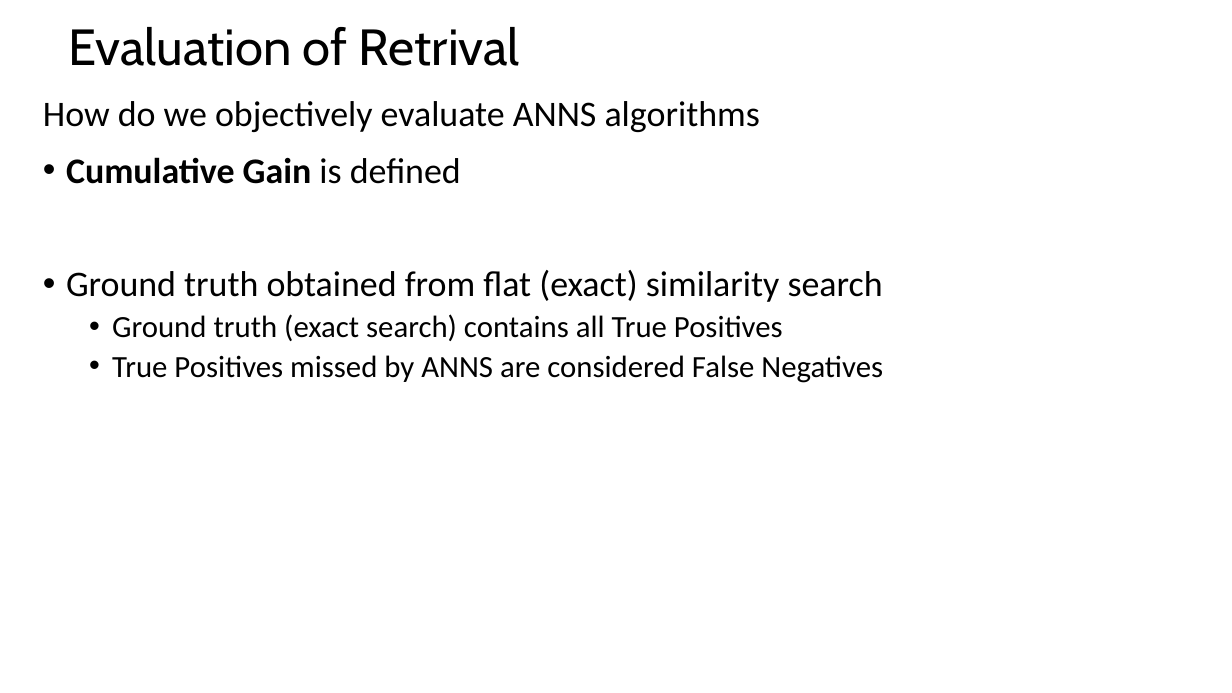
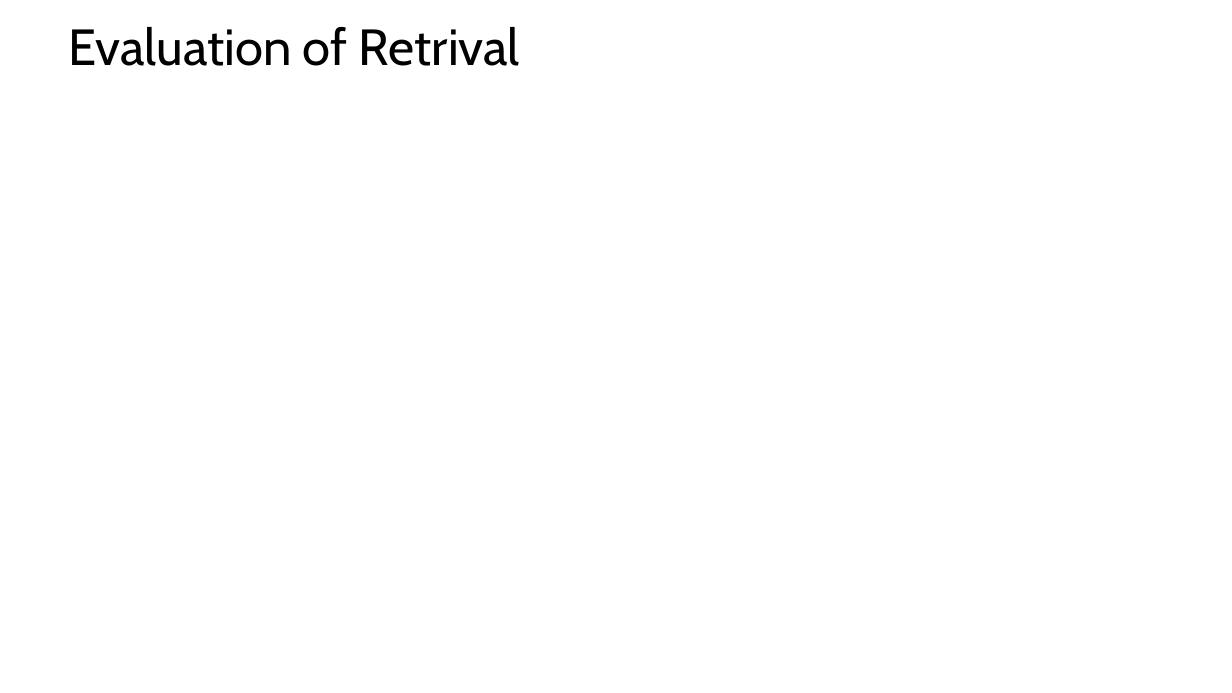
Before and after one commit to harelgabainew/school1, a slide deck: slide 16 of slides/6_InformationRetrivalSearch.pptx (slide 14 before the commit). Drawn at 1232x693 pixels with LibreOffice and Linux fonts; fonts in the diff are those of the drawing; grey boxes stand for pictures. Boxes give left, top, right and bottom in pixels: in the first picture for what was removed or moved away, otherwise in the second. Text is boxed around its words. In the diff, an @@ line names an element or a change of style, - is before the commit and + after.

Commit message:
Added slides on evaluation

```diff
--- a/slides/6_InformationRetrivalSearch.pptx
+++ b/slides/6_InformationRetrivalSearch.pptx
@@ text removed at (43,101,883,383) @@
-How do we objectively evaluate ANNS algorithms
-• Cumulative Gain is defined
-• Ground truth obtained from flat (exact) similarity search
-  • Ground truth (exact search) contains all True Positives
-  • True Positives missed by ANNS are considered False Negatives
```
Also in this commit, not shown: 4 other slides changed, 2 slides added.
